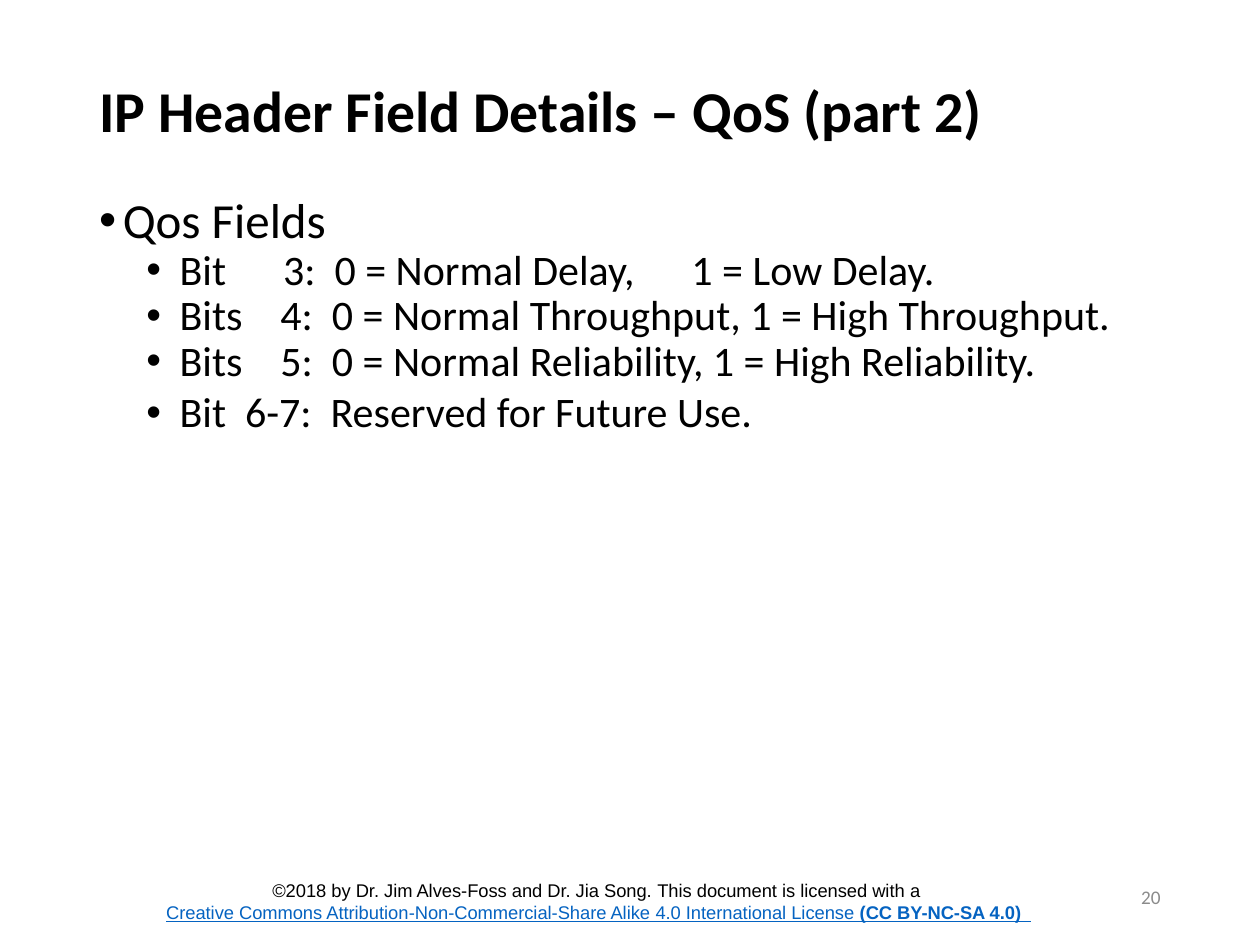
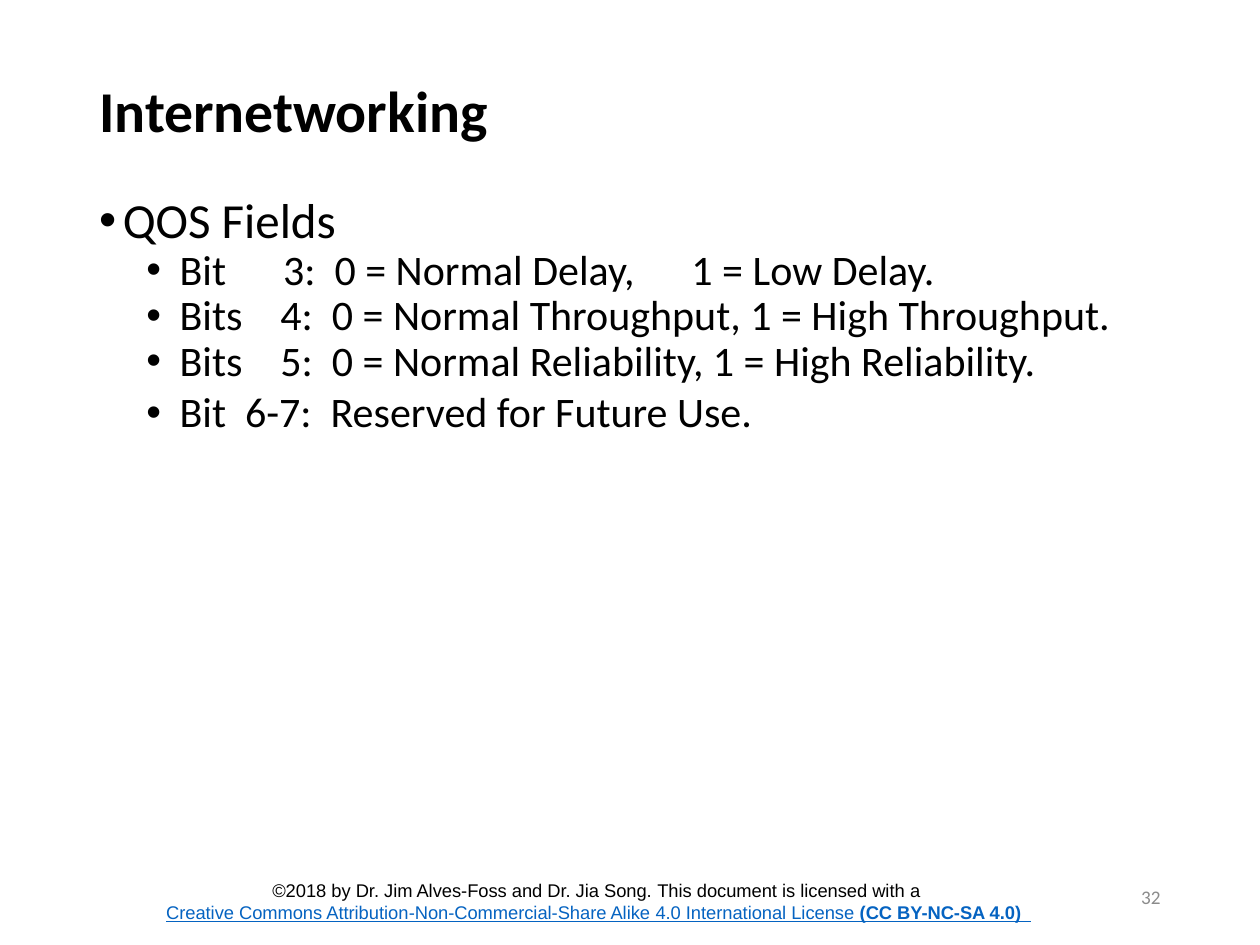
Before and after one commit to CenterForSecureAndDependableSystems/Teaching-Materials, a slide deck: slide 32 of Network-Security/Module_1 Internetworking/Lesson_2_Internetworking.pptx (slide 20 before the commit). Drawn at 1260x945 pixels with LibreOffice and Linux fonts; fonts in the diff are those of the drawing; background and template pictures are left out. Boxes give left, top, right and bottom in pixels: in the first picture for what was removed or moved away, otherwise in the second. Text is boxed around its words. In the diff, an @@ line names an element or a change of style, - is before the commit and + after.

```diff
--- a/Network-Security/Module_1 Internetworking/Lesson_2_Internetworking.pptx
+++ b/Network-Security/Module_1 Internetworking/Lesson_2_Internetworking.pptx
@@ title at bbox=[99, 91, 487, 142]: text changed @@
-IP Header Field Details – QoS (part 2)
+Internetworking
@@ text at bbox=[123, 204, 336, 245]: text changed @@
-• Qos Fields
+• QOS Fields
@@ page number at bbox=[1141, 891, 1160, 904]: text changed @@
-20
+32
```
Also in this commit, not shown: 60 other slides changed, 12 slides added, 24 other files.
